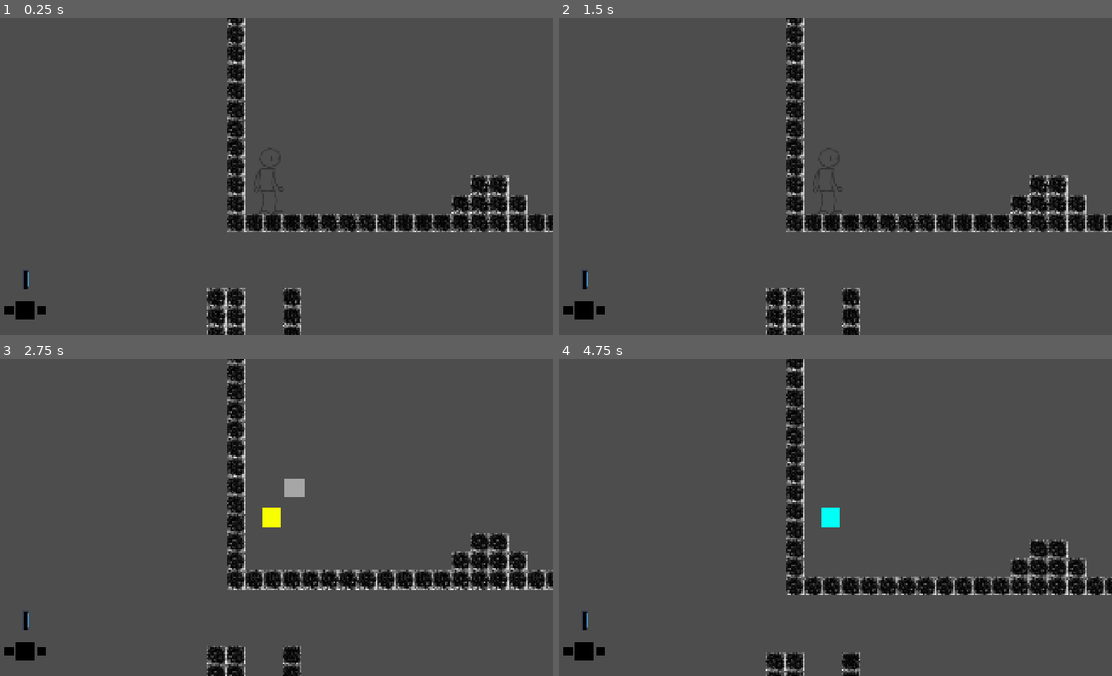
Above: before the commit, frames 1-4 (two rows, left to right).
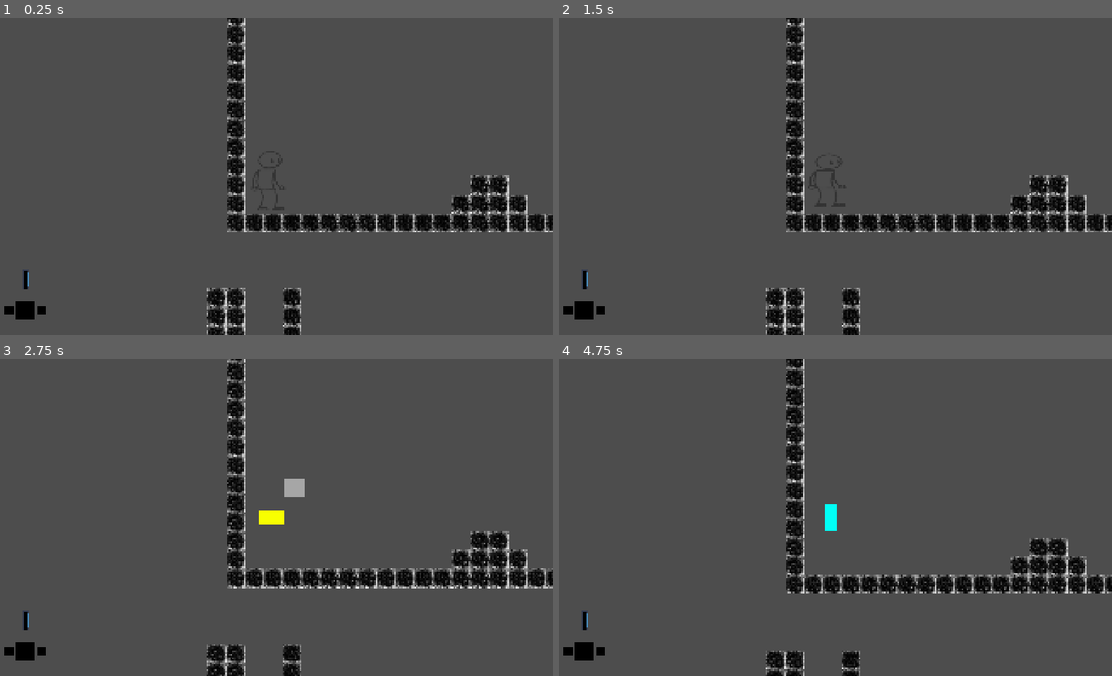
Above: after the commit, the same moments.

Repository: YhagoTomasini/Exlabers_Felpojam_026
Game: Godot game, scene res://Cenas/sala_de_testes.tscn
Same seed, same stepped clock (60 frames per second), same inputs: the game is played once before the commit and once after it. The engine's default icon, where the game draws it, is replaced by a stand-in: a white triangle on a blue panel in a dark square.
Inputs (mouse positions are in pixels of both pictures, inside the frame that each line leads up to):
- Up to frame 1 (0.25 s): no input
- Up to frame 2 (1.5 s): move the mouse to (951, 160) at 0.52 s; hold Up (ui_up) 0.53-1.28 s; hold E (UI_move_right) from 0.53 s (still down); move the mouse to (719, 192) at 1.27 s; click (719, 192) at 1.35 s
- Up to frame 3 (2.75 s): tap Up (ui_up) at 1.52, 1.55, 1.82, 2.3 s; move the mouse to (326, 447) at 2.02 s; release E (UI_move_right) at 2.03 s; hold Q (UI_move_left) from 2.03 s (still down); hold Right mouse button (clickRight) from 2.03 s (still down)
- Up to frame 4 (4.75 s): move the mouse to (802, 580) at 2.77 s; release Q (UI_move_left) at 2.78 s; release Right mouse button (clickRight) at 2.78 s; hold E (UI_move_right) 2.78-4.28 s; tap Up (ui_up) at 2.85, 3.02, 3.32, 4.52, 4.55 s; move the mouse to (1001, 565) at 3.52 s; hold Up (ui_up) 3.53-4.28 s; click (1001, 565) at 3.6 s; move the mouse to (658, 469) at 4.27 s; hold Q (UI_move_left) from 4.28 s (still down); right-click (658, 469) at 4.35 s

The runs differ from the first frame. In frame 1, 0.1% of the frame differs, in the area x 45-52%, y 43-62%; in frame 2, 0.2%; in frame 3, 4.0%, in the area x 37-100%, y 0-100%; in frame 4, 3.8%.

Commit message:
Script Player e reimport assets da tamires

Diff:
--- a/felpojams-dos-exlabers/Codigos/personagem_principal.gd
+++ b/felpojams-dos-exlabers/Codigos/personagem_principal.gd
@@ -1,14 +1,16 @@
 extends CharacterBody2D
 
-
+const AIR_FRICTION := 0.7
 const SPEED = 600.0
 const MAGENTA_FORCE = -400.0
 
 @onready var anim: AnimatedSprite2D = $anim
 @onready var particulas_morte: CPUParticles2D = $particulas_morte
 @onready var camera: Camera2D = %camera
+@onready var coyote_timer: Timer = $coyote_timer
 
-var push_force = 80.0
+@export var jump_heigh := 128
+@export var max_time_to_peak := 0.5
 
 #temos uma booleana para verificação se esta na marca ciano,
 #e uma inteira para verificar em quantos ciano o personagem esta
@@ -20,19 +22,14 @@
 var knockback_power := 20
 var direction
 var is_dead : bool = false
-
-#variaveis do pulo
-const AIR_FRICTION := 0.7
+var estava_no_chao : bool = true
+var push_force = 80.0
 var is_jumping := false
-@export var jump_heigh := 128
-@export var max_time_to_peak := 0.5
 var jump_velocity
 var gravity
 var fall_gravity
+var can_jump := true
 
-#Variaveis do coyote
-var can_jump := true
-@onready var coyote_timer: Timer = $coyote_timer
 
 func _ready() -> void:
 	noCianoB = false
@@ -51,7 +48,6 @@
 
 	#Se estiver no chão e não estiver em um ciano pula normal
 	if Input.is_action_just_pressed("ui_up") and can_jump and !noCianoB:
-		jump_tween()
 		velocity.y = -jump_velocity
 		is_jumping = true
 	#Se estiver no ciano pode precionar que você sobe devagar... até sair do ciano
@@ -75,7 +71,7 @@
 	direction = Input.get_axis("ui_left", "ui_right")
 	if direction:
 		velocity.x = lerp(velocity.x, direction * SPEED, AIR_FRICTION)
-		anim.scale.x = direction
+		anim.flip_h = (direction<0)
 	else:
 		velocity.x = move_toward(velocity.x, 0, SPEED)
 	if knockback_vector != Vector2.ZERO:
@@ -86,6 +82,7 @@
 		var c = get_slide_collision(i)
 		if c.get_collider() is RigidBody2D:
 			c.get_collider().apply_central_impulse(-c.get_normal()*push_force)
+
 
 func _on_area_2d_personagem_area_entered(area: Area2D) -> void:
 	#Passar de Lvl e recebe uma nova cor de tinta
@@ -132,11 +129,11 @@
 
 	if !is_on_floor():
 		if velocity.y < 0:
-			#if is_jumping:
 			state = "Jump"
+			jump_tween()
 		else:
 			state = "Falling"
-
+			queda_tween()
 	elif velocity.x != 0:
 		state = "Run"
 
@@ -154,8 +151,13 @@
 
 func jump_tween():
 	var tween = create_tween()
-	tween.tween_property(self, "scale", Vector2(0.7, 1.4), 0.1)
-	tween.tween_property(self, "scale", Vector2.ONE, 0.1)
+	tween.tween_property(anim, "scale", Vector2(0.7, 1.4), 0.1)
+	tween.tween_property(anim, "scale", Vector2.ONE, 0.08)
+
+func queda_tween():
+	var tween = create_tween()
+	tween.tween_property(anim, "scale", Vector2(1.4, 0.7), 0.1)
+	tween.tween_property(anim, "scale", Vector2.ONE, 0.05)
 
 func _on_coyote_timer_timeout() -> void:
 	can_jump = false
Not shown, added: felpojams-dos-exlabers/Imagens/player/jumping.png.import
